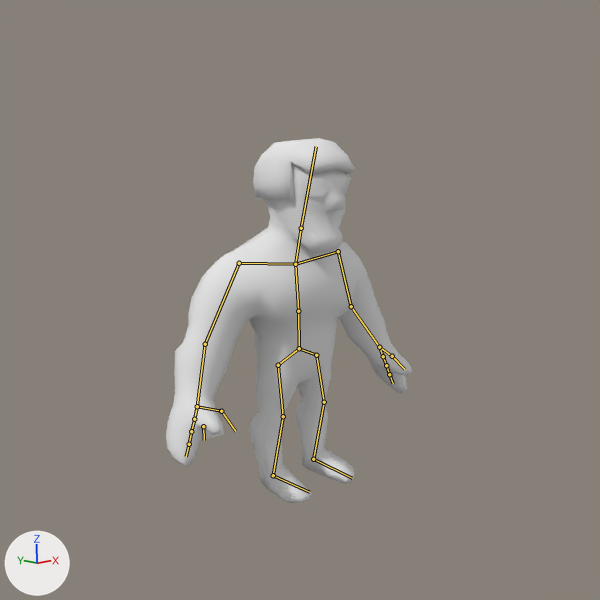
What one commit did to the Blender file Assets/Art/Models/Torcedor.blend.
Before and after are seen from the file's camera 'Camera'. The lights are fixed; the arrows at lower left show +X, +Y and +Z. The bones that bend it are drawn over the model as lines.

Names of what the first picture shows: 'Cartaz.001', 'Player.001', 'Torcedor'.
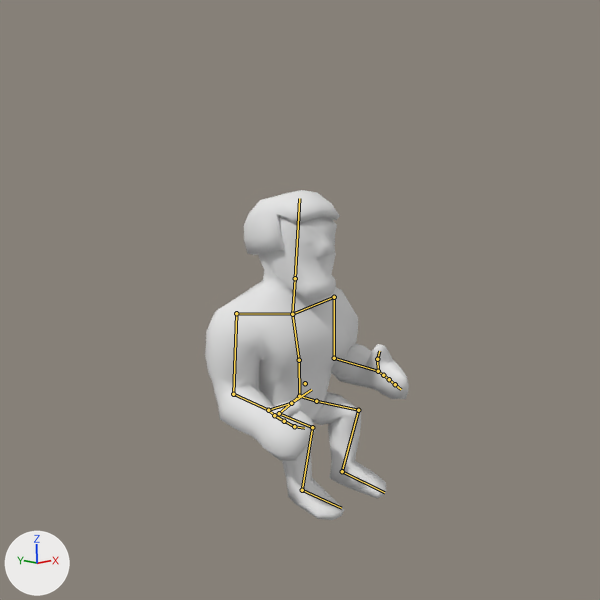
The newer file adds an action. The first version stands in its rest pose; the second is drawn at frame 1 of the action 'SitBreathing'.

What differs and where, as boxes [x1, y1, x2, y2] in the pictures (600 x 600 px):
'Torcedor', posed (17% narrower, 10% shorter): before [166, 165, 412, 503]; after [205, 217, 409, 520]
'Player.001', posed: before [253, 138, 355, 200]; after [244, 190, 340, 255]
'Cartaz.001', posed (not visible afterwards): before [201, 422, 224, 440]
bone 'Torso', root to tip: before (299, 348) to (298, 311); after (299, 396) to (299, 360)
bone 'Chest', root to tip: before (298, 311) to (295, 264); after (299, 360) to (292, 314)
bone 'Head', root to tip: before (301, 228) to (316, 146); after (295, 278) to (299, 198)
bone 'Shoulder.L', root to tip: before (295, 264) to (338, 251); after (292, 314) to (334, 297)
bone 'Shoulder.R', root to tip: before (295, 264) to (239, 263); after (292, 314) to (236, 313)
bone 'Finger.2.R', root to tip: before (194, 419) to (191, 431); after (274, 415) to (284, 421)
bone 'Finger.3.R', root to tip: before (191, 431) to (189, 444); after (284, 421) to (294, 426)
bone 'Finger.4.R', root to tip: before (189, 444) to (186, 456); after (294, 426) to (304, 428)
bone 'Cartaz', root to tip: before (203, 426) to (204, 440); after (305, 383) to (305, 383)
bone 'Thumb.1.R', root to tip: before (197, 406) to (221, 411); after (268, 410) to (291, 403)
bone 'Thumb.2.R', root to tip: before (221, 411) to (235, 431); after (291, 403) to (311, 389)

Diff of the bpy script that builds the scene:
```diff
--- a/Assets/Art/Models/Torcedor.blend.py
+++ b/Assets/Art/Models/Torcedor.blend.py
@@ bone_torso @@
 bone_torso = bpy.data.objects['Rig'].pose.bones['Torso']
-bone_torso.location = (0.0, 0.0, 0.0)
+bone_torso.location = (0.0, -1.0, 0.0)
@@ bone_chest @@
 bone_chest = bpy.data.objects['Rig'].pose.bones['Chest']  # child of 'Torso'
-bone_chest.rotation_quaternion = (1.0, 0.0, 0.0, 0.0)  # degrees (0, 0, 0)
+bone_chest.rotation_quaternion = (0.998, -0.058, 0.0, -0.005)  # degrees (-7, 0, -1)
@@ bone_head @@
 bone_head = bpy.data.objects['Rig'].pose.bones['Head']  # child of 'Neck'
-bone_head.rotation_quaternion = (1.0, 0.0, 0.0, 0.0)  # degrees (0, 0, 0)
+bone_head.rotation_quaternion = (1.0, -0.027, 0.0, -0.003)  # degrees (-3, 0, 0)
@@ bone_shoulder_l @@
 bone_shoulder_l = bpy.data.objects['Rig'].pose.bones['Shoulder.L']  # child of 'Chest'
-bone_shoulder_l.rotation_quaternion = (1.0, 0.0, 0.0, 0.0)  # degrees (0, 0, 0)
+bone_shoulder_l.rotation_quaternion = (1.0, 0.015, -0.001, -0.002)  # degrees (2, 0, 0)
@@ bone_shoulder_r @@
 bone_shoulder_r = bpy.data.objects['Rig'].pose.bones['Shoulder.R']  # child of 'Chest'
-bone_shoulder_r.rotation_quaternion = (1.0, 0.0, 0.0, 0.0)  # degrees (0, 0, 0)
+bone_shoulder_r.rotation_quaternion = (1.0, 0.018, -0.001, 0.002)  # degrees (2, 0, 0)
@@ bone_ik_hand_l @@
 bone_ik_hand_l = bpy.data.objects['Rig'].pose.bones['IK.Hand.L']
-bone_ik_hand_l.location = (0.0, 0.0, 0.0)
-bone_ik_hand_l.rotation_quaternion = (1.0, 0.0, 0.0, 0.0)  # degrees (0, 0, 0)
+bone_ik_hand_l.location = (-0.7, -0.57, -0.3)
+bone_ik_hand_l.rotation_quaternion = (0.716, -0.581, 0.203, -0.33)  # degrees (-76, -5, -45)
@@ bone_ik_hand_r @@
 bone_ik_hand_r = bpy.data.objects['Rig'].pose.bones['IK.Hand.R']
-bone_ik_hand_r.location = (0.0, 0.0, 0.0)
-bone_ik_hand_r.rotation_quaternion = (1.0, 0.0, 0.0, 0.0)  # degrees (0, 0, 0)
+bone_ik_hand_r.location = (1.08, -0.61, -0.18)
+bone_ik_hand_r.rotation_quaternion = (0.781, -0.613, 0.005, 0.114)  # degrees (-76, 9, 10)
@@ bone_finger_2_r @@
 bone_finger_2_r = bpy.data.objects['Rig'].pose.bones['Finger.2.R']  # child of 'Hand.R'
-bone_finger_2_r.rotation_quaternion = (1.0, 0.0, 0.0, 0.0)  # degrees (0, 0, 0)
+bone_finger_2_r.rotation_quaternion = (0.985, -0.161, -0.023, 0.052)  # degrees (-19, -2, 6)
@@ bone_finger_3_r @@
 bone_finger_3_r = bpy.data.objects['Rig'].pose.bones['Finger.3.R']  # child of 'Finger.2.R'
-bone_finger_3_r.rotation_quaternion = (1.0, 0.0, 0.0, 0.0)  # degrees (0, 0, 0)
+bone_finger_3_r.rotation_quaternion = (0.998, -0.057, -0.008, 0.018)  # degrees (-7, -1, 2)
@@ bone_finger_4_r @@
 bone_finger_4_r = bpy.data.objects['Rig'].pose.bones['Finger.4.R']  # child of 'Finger.3.R'
-bone_finger_4_r.rotation_quaternion = (1.0, 0.0, 0.0, 0.0)  # degrees (0, 0, 0)
+bone_finger_4_r.rotation_quaternion = (0.849, -0.498, -0.071, 0.16)  # degrees (-60, 2, 20)
@@ bone_cartaz @@
 bone_cartaz = bpy.data.objects['Rig'].pose.bones['Cartaz']  # child of 'Hand.R'
-bone_cartaz.location = (0.0, 0.0, 0.0)
-bone_cartaz.scale = (1.0, 1.0, 1.0)
+bone_cartaz.location = (0.2, -0.08, -0.74)
+bone_cartaz.scale = (0.01, 0.01, 0.01)
@@ bone_thumb_1_r @@
 bone_thumb_1_r = bpy.data.objects['Rig'].pose.bones['Thumb.1.R']  # child of 'IK.Hand.R'
-bone_thumb_1_r.rotation_quaternion = (1.0, 0.0, 0.0, 0.0)  # degrees (0, 0, 0)
+bone_thumb_1_r.rotation_quaternion = (0.927, -0.127, -0.027, 0.352)  # degrees (-15, 2, 41)
@@ bone_thumb_2_r @@
 bone_thumb_2_r = bpy.data.objects['Rig'].pose.bones['Thumb.2.R']  # child of 'Thumb.1.R'
-bone_thumb_2_r.rotation_quaternion = (1.0, 0.0, 0.0, 0.0)  # degrees (0, 0, 0)
+bone_thumb_2_r.rotation_quaternion = (0.946, 0.278, 0.121, 0.112)  # degrees (34, 10, 16)
@@ bone_ik_foot_r @@
 bone_ik_foot_r = bpy.data.objects['Rig'].pose.bones['IK.Foot.R']
-bone_ik_foot_r.location = (0.0, 0.0, 0.0)
+bone_ik_foot_r.location = (0.0, -0.87, 0.0)
@@ bone_ik_foot_l @@
 bone_ik_foot_l = bpy.data.objects['Rig'].pose.bones['IK.Foot.L']
-bone_ik_foot_l.location = (0.0, 0.0, 0.0)
+bone_ik_foot_l.location = (0.0, -0.87, 0.0)
@@ bone_elbow_r @@
 bone_elbow_r = bpy.data.objects['Rig'].pose.bones['Elbow.R']
-bone_elbow_r.location = (0.0, 0.0, 0.0)
+bone_elbow_r.location = (0.68, 0.0, 0.05)
@@ bone_elbow_l @@
 bone_elbow_l = bpy.data.objects['Rig'].pose.bones['Elbow,L']
-bone_elbow_l.location = (0.0, 0.0, 0.0)
+bone_elbow_l.location = (-0.27, 0.0, -0.02)
```
